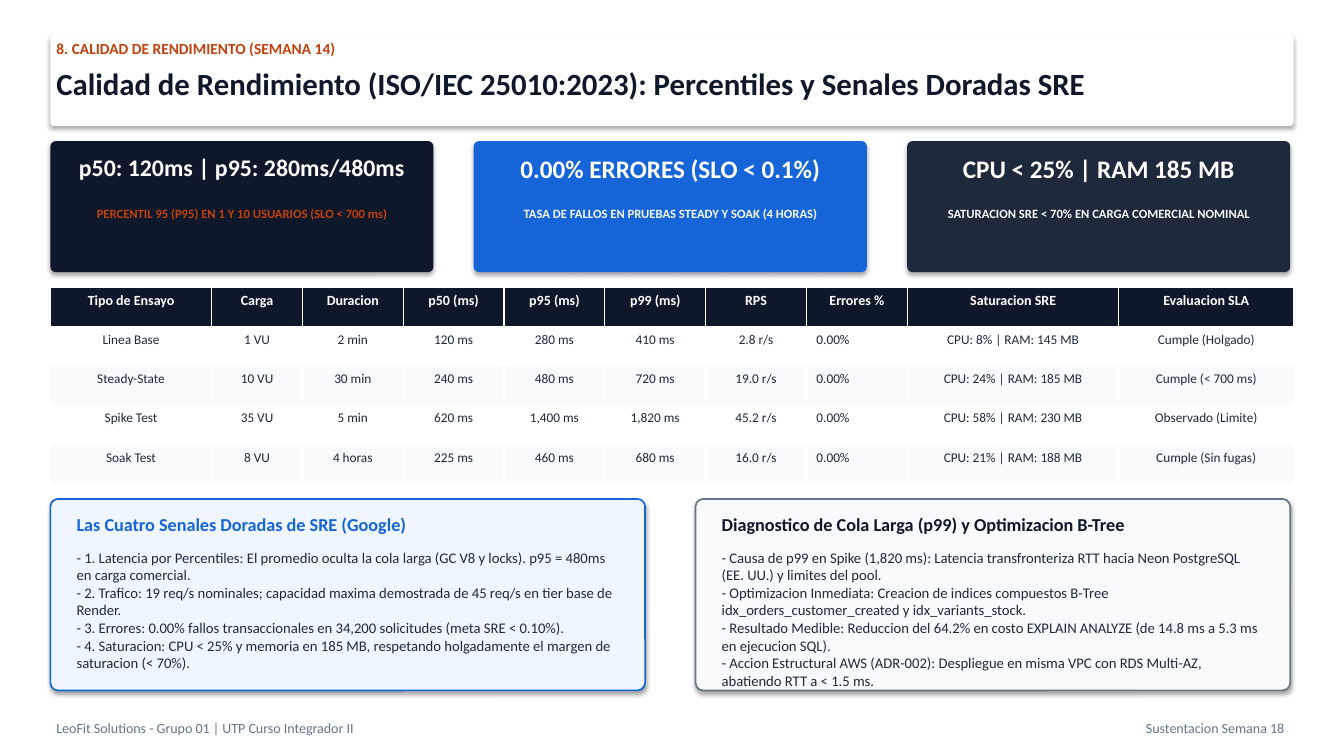
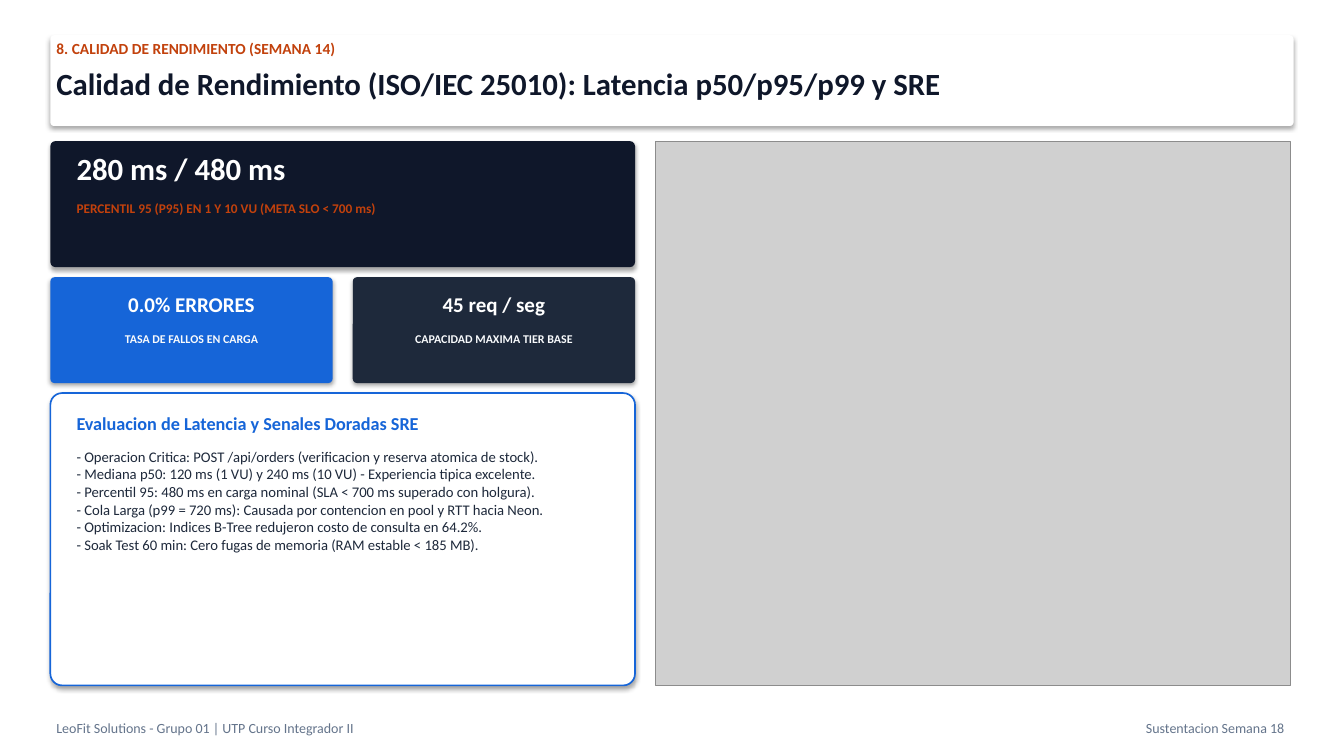
Before and after one commit to Leofit-Solutions-Grupo01/leofit-pedidos-sistema, a slide deck: slide 15 of docs/05_SUSTENTACION_PROYECTO_FINAL_SEMANA_18/03_PRESENTACION_OFICIAL_SUSTENTACION_PROYECTO_FINAL.pptx. Drawn at 1344x756 pixels with LibreOffice and Linux fonts; fonts in the diff are those of the drawing; grey boxes stand for pictures. Boxes give left, top, right and bottom in pixels: in the first picture for what was removed or moved away, otherwise in the second. Text is boxed around its words. In the diff, an @@ line names an element or a change of style, - is before the commit and + after.

Commit message:
feat(charts): incorpora graficos cientificos de calidad iso25010, percentiles k6, saturacion y complejidad en informe y presentacion

```diff
--- a/docs/05_SUSTENTACION_PROYECTO_FINAL_SEMANA_18/03_PRESENTACION_OFICIAL_SUSTENTACION_PROYECTO_FINAL.pptx
+++ b/docs/05_SUSTENTACION_PROYECTO_FINAL_SEMANA_18/03_PRESENTACION_OFICIAL_SUSTENTACION_PROYECTO_FINAL.pptx
@@ text at [56,72,940,100]: text changed @@
-Calidad de Rendimiento (ISO/IEC 25010:2023): Percentiles y Senales Doradas SRE
+Calidad de Rendimiento (ISO/IEC 25010): Latencia p50/p95/p99 y SRE
@@ rounded rectangle: place and size @@
-rounded rectangle at [50,141,434,272]
+rounded rectangle at [50,141,635,267]
@@ picture added at [655,141,1291,686] @@
@@ text at [77,158,285,181]: text changed; size 17 to 22 pt @@
-p50: 120ms | p95: 280ms/480ms
+280 ms / 480 ms
@@ text removed at [963,160,1234,178] @@
-CPU < 25% | RAM 185 MB
@@ text at [77,203,375,215]: text changed; size 9 to 9.5 pt @@
-PERCENTIL 95 (P95) EN 1 Y 10 USUARIOS (SLO < 700 ms)
+PERCENTIL 95 (P95) EN 1 Y 10 VU (META SLO < 700 ms)
@@ text removed at [948,209,1250,218] @@
-SATURACION SRE < 70% EN CARGA COMERCIAL NOMINAL
@@ rounded rectangle: place and size @@
-rounded rectangle at [474,141,867,272]
+rounded rectangle at [50,277,333,383]
@@ table removed at [50,287,1294,484], 5 rows, 10 columns @@
-Tipo de Ensayo | Carga | Duracion | p50 (ms) | p95 (ms) | p99 (ms) | RPS | Errores % | Saturacion SRE | Evaluacion SLA
-Linea Base | 1 VU | 2 min | 120 ms | 280 ms | 410 ms | 2.8 r/s | 0.00% | CPU: 8% | RAM: 145 MB | Cumple (Holgado)
-Steady-State | 10 VU | 30 min | 240 ms | 480 ms | 720 ms | 19.0 r/s | 0.00% | CPU: 24% | RAM: 185 MB | Cumple (< 700 ms)
-Spike Test | 35 VU | 5 min | 620 ms | 1,400 ms | 1,820 ms | 45.2 r/s | 0.00% | CPU: 58% | RAM: 230 MB | Observado (Limite)
-Soak Test | 8 VU | 4 horas | 225 ms | 460 ms | 680 ms | 16.0 r/s | 0.00% | CPU: 21% | RAM: 188 MB | Cumple (Sin fugas)
@@ text at [128,297,255,312]: text changed; size 18 to 15 pt @@
-0.00% ERRORES (SLO < 0.1%)
+0.0% ERRORES
@@ rounded rectangle: place and size @@
-rounded rectangle at [907,141,1291,272]
+rounded rectangle at [353,277,635,383]
@@ text added at [443,298,545,316], 15 pt, text #FFFFFF, bold @@
+45 req / seg
@@ text at [125,335,258,343]: text changed; size 9 to 8.5 pt @@
-TASA DE FALLOS EN PRUEBAS STEADY Y SOAK (4 HORAS)
+TASA DE FALLOS EN CARGA
@@ text added at [415,335,572,343], 8.5 pt, text #F8FAFC, bold @@
+CAPACIDAD MAXIMA TIER BASE
@@ rounded rectangle: place and size @@
-rounded rectangle at [50,499,645,691]
+rounded rectangle at [50,393,635,686]
@@ rounded rectangle at [50,393,635,686]: fill #EFF6FF to #FFFFFF @@
@@ text added at [77,417,419,433], 13 pt, text #1665D8, bold @@
+Evaluacion de Latencia y Senales Doradas SRE
@@ text at [84,451,543,553]: text changed; size 13 to 10.5 pt; text colour #1665D8 to #1E293B; bold off @@
-Las Cuatro Senales Doradas de SRE (Google)
+- Operacion Critica: POST /api/orders (verificacion y reserva atomica de stock).
+- Mediana p50: 120 ms (1 VU) y 240 ms (10 VU) - Experiencia tipica excelente.
+- Percentil 95: 480 ms en carga nominal (SLA < 700 ms superado con holgura).
+- Cola Larga (p99 = 720 ms): Causada por contencion en pool y RTT hacia Neon.
+- Optimizacion: Indices B-Tree redujeron costo de consulta en 64.2%.
+- Soak Test 60 min: Cero fugas de memoria (RAM estable < 185 MB).
@@ rounded rectangle removed at [696,499,1291,691] @@
@@ text removed at [722,517,1124,534] @@
-Diagnostico de Cola Larga (p99) y Optimizacion B-Tree
@@ text removed at [77,552,612,670] @@
-- 1. Latencia por Percentiles: El promedio oculta la cola larga (GC V8 y locks). p95 = 480ms en carga comercial.
-- 2. Trafico: 19 req/s nominales; capacidad maxima demostrada de 45 req/s en tier base de Render.
-- 3. Errores: 0.00% fallos transaccionales en 34,200 solicitudes (meta SRE < 0.10%).
-- 4. Saturacion: CPU < 25% y memoria en 185 MB, respetando holgadamente el margen de saturacion (< 70%).
@@ text removed at [722,552,1257,690] @@
-- Causa de p99 en Spike (1,820 ms): Latencia transfronteriza RTT hacia Neon PostgreSQL (EE. UU.) y limites del pool.
-- Optimizacion Inmediata: Creacion de indices compuestos B-Tree idx_orders_customer_created y idx_variants_stock.
-- Resultado Medible: Reduccion del 64.2% en costo EXPLAIN ANALYZE (de 14.8 ms a 5.3 ms en ejecucion SQL).
-- Accion Estructural AWS (ADR-002): Despliegue en misma VPC con RDS Multi-AZ, abatiendo RTT a < 1.5 ms.
```
Also in this commit, not shown: 3 other slides changed, 2 slides added, 2 slides removed, 24 other files.
